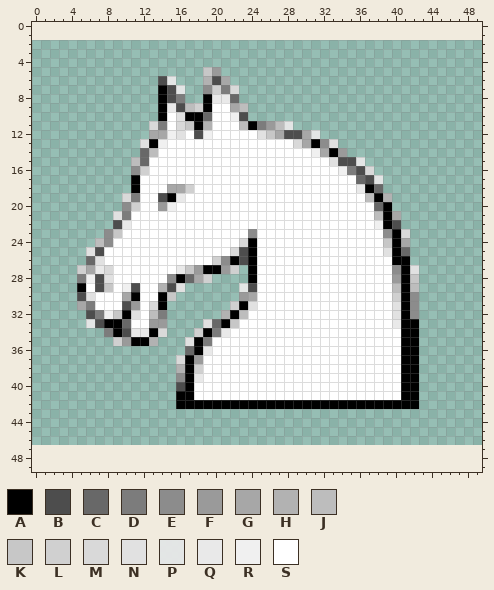
Pixel-art sprite, stored at Chess/resources/pieces/white_knight.png. The picture above is the old version.
The file is 50x45 pixels. The old version is drawn lined up with the new one, on the new canvas.
Palette (. is transparent): A #000000  B #4d4d4d  C #686868  D #7c7c7c  E #8c8c8c  F #9a9a9a  G #a7a7a7  H #b2b2b2  J #bdbdbd  K #c7c7c7  L #d0d0d0  M #d9d9d9  N #e1e1e1  P #e9e9e9ee  Q #e9e9e9  R #f0f0f0  S #ffffff
Pixels before (only the part around the change), first column x 0:
 0 ..................................................
 1 ..................................................
 2 ..................................................
 3 ..................................................
 4 ..................................................
 5 ...................KF.............................
 6 ..............BP...HBG............................
 7 ..............ABP..ELDM...........................
 8 ..............ABD..AQQC...........................
 9 ..............AQBJLASSGJ..........................
10 ..............ASNAACSSRB..........................
11 .............MDSMKAHSSSJADFJP.....................
12 .............GGRNSBRSSSSSNKGBBGP..................
13 ............NARSSSSSSSSSSSSSSMGAEN................
14 ............CJSSSSSSSSSSSSSSSSSRGAF...............
15 ...........JCSSSSSSSSSSSSSSSSSSSSNBBP.............
16 ...........ELSSSSSSSSSSSSSSSSSSSSSRDBM............
17 ...........ASSSSSSSSSSSSSSSSSSSSSSSSCBP...........
18 ...........ASSSGGLSSSSSSSSSSSSSSSSSSQAC...........
19 ..........MDSSBAQSSSSSSSSSSSSSSSSSSSSJAH..........
20 ..........ELSSFRSSSSSSSSSSSSSSSSSSSSSSCA..........
21 .........NDSSSSSSSSSSSSSSSSSSSSSSSSSSSJAG.........
22 .........BQSSSSSSSSSSSSSSSSSSSSSSSSSSSRAB.........
23 ........EKSSSSSSSSSSSSSSESSSSSSSSSSSSSSEAM........
24 .......JESSSSSSSSSSSSSSMASSSSSSSSSSSSSSKAG........
25 ......NBSSSSSSSSSSSSSSMBASSSSSSSSSSSSSSNAC........
26 ......CNSSSSSSSSSSSSLEABASSSSSSSSSSSSSSSAA........
27 .....LGQMSSSSSSSQKFAAFL.ASSSSSSSSSSSSSSSEAN.......
28 .....DRBNSSSSSSEACGL....ASSSSSSSSSSSSSSSFAK.......
29 .....ASBKSRBSSHBN......PBSSSSSSSSSSSSSSSJAJ.......
30 .....BNSSSGASSAK.......FGSSSSSSSSSSSSSSSLAE.......
31 .....GDSSSBFSMA.......LANSSSSSSSSSSSSSSSNAE.......
32 ......BDRKANSJD......HAJSSSSSSSSSSSSSSSSNAE.......
33 ......PBAACSSFF....NCAKSSSSSSSSSSSSSSSSSQAA.......
34 ........DABQQAM...LADQSSSSSSSSSSSSSSSSSSSAA.......
35 .........LFAAH...NADSSSSSSSSSSSSSSSSSSSSSAA.......
36 .................CAQSSSSSSSSSSSSSSSSSSSSSAA.......
37 ................MAFSSSSSSSSSSSSSSSSSSSSSSAA.......
38 ................HALSSSSSSSSSSSSSSSSSSSSSSAA.......
39 ................EAQSSSSSSSSSSSSSSSSSSSSSSAA.......
40 ................BASSSSSSSSSSSSSSSSSSSSSSSAA.......
41 ................AASSSSSSSSSSSSSSSSSSSSSSSAA.......
42 ................AAAAAAAAAAAAAAAAAAAAAAAAAAA.......
43 ..................................................
44 ..................................................
45 ..................................................
46 ..................................................
47 ..................................................
48 ..................................................
49 ..................................................
After:
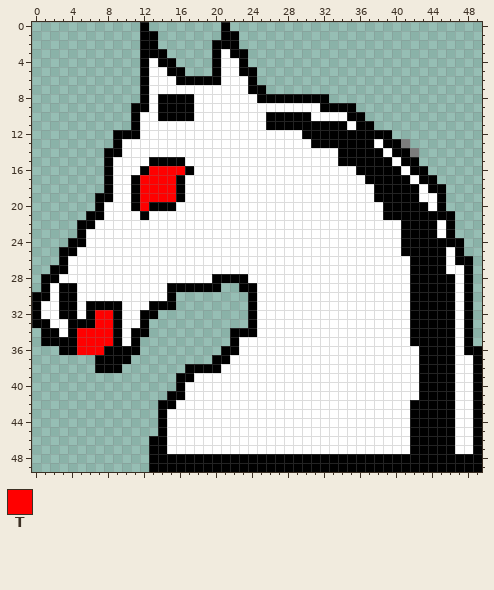
Colours new in this view: T #ff0000
Diff:
canvas 50x45 -> 50x50, the old top-left corner now at 0,2
Changed rows in their new state; - is an unchanged pixel.
first column x 0:
 0 ------------A--------A----------------------------
 1 ------------AA-------AA---------------------------
 2 ------------AA------AAA---------------------------
 3 ------------AAA-----ASAA--------------------------
 4 ------------ASAA----ASSA--------------------------
 5 ------------ASSAA--.ASSAA-------------------------
 6 ------------ASSSAAAAASSSA-------------------------
 7 ------------ASSSSSSSSSSSAA------------------------
 8 ------------AS-AAASSSSSSSAAAAAAAA-----------------
 9 -----------AAS-AAASS--SSSSSSSSSSAAAA--------------
10 -----------ASS-AA-SS--SSSSAAAAASSSSAA-------------
11 -----------ASSS-SSSS---SSSAAAAAAAAASAA------------
12 ---------AAASSSSS-SS-----SSSSSAAAAAAAAAA----------
13 ---------ASSSSS--------------SS-AAAAAASAAD--------
14 --------AASSSS-----------------SSSAAAAASAAD-------
15 --------ASSSSAAAA----------------SAAAAAASAA-------
16 --------ASSSATTTTA----------------SSAAAAASAA------
17 --------ASS-TTTTA-------------------SAAAAASAA-----
18 --------ASS-TTTTAS------------------SSAAAAASAA----
19 -------AASSATTTTA--------------------S-AAAASSA----
20 -------ASSSATAAA----------------------S-AAAASA----
21 ------AASSS-A-------------------------S-AAAAAAA---
22 -----AASSSS---------------------------SSSAAAASA---
23 -----ASSSS--------------S--------------SSAAAASA---
24 ----AASSS--------------SS--------------SSAAAAAAA--
25 ---AASSS--------------SSS--------------SSAAAAASA--
26 ---ASSSS------------SSSSS---------------SSAAAASAA-
27 --AASSSSS-------SSSSSSSSS---------------SSAAAASSA-
28 -AASSSSSS------SSSSSAAAAS---------------SSAAAAASA-
29 -ASAAS-SS-SS--SAAAAAA--AA---------------SSAAAAASA-
30 AASAASS---SS--SA-------.A---------------SSAAAAASA-
31 ASSAASAAAASS-A-A------..A---------------SSAAAAASA-
32 ASSAASATTASSAA.------...A---------------SSAAAAASA-
33 AASSAAATT-S-A..----.....A---------------SS-AAAASA-
34 -AASATTTT-SAA..---....AAA----------------S-AAAASA-
35 -AAAATTTTAS-..---.....A------------------S-AAAASA-
36 ---AATTTAAAA-----....AA------------------SSAAAASAA
37 -------AAAA-----....AA-------------------SSAAAASSA
38 -------AAA------.-AAA--------------------SSAAAASSA
39 ----------------A-S----------------------SSAAAASSA
40 ----------------AS-----------------------SSAAAASSA
41 ---------------A-S-----------------------SSAAAASSA
42 --------------AASSSSSSSSSSSSSSSSSSSSSSSSSS-AAAASSA
43 --------------ASSSSSSSSSSSSSSSSSSSSSSSSSSSAAAAASSA
44 --------------ASSSSSSSSSSSSSSSSSSSSSSSSSSSAAAAASSA
45 --------------ASSSSSSSSSSSSSSSSSSSSSSSSSSSAAAAASSA
46 -------------AASSSSSSSSSSSSSSSSSSSSSSSSSSSAAAAASSA
47 -------------AASSSSSSSSSSSSSSSSSSSSSSSSSSSAAAAASSA
48 -------------AAAAAAAAAAAAAAAAAAAAAAAAAAAAAAAAAAAAA
49 -------------AAAAAAAAAAAAAAAAAAAAAAAAAAAAAAAAAAAAA
Pixel boxes of the changes (left, top, right, bottom) in both pictures:
changed: (32, 22, 482, 472)
